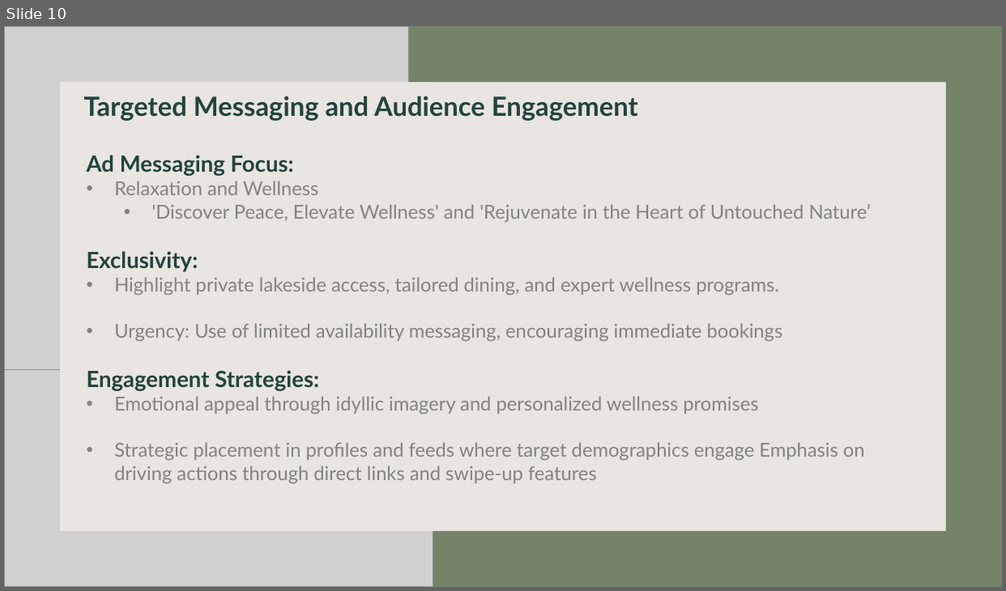
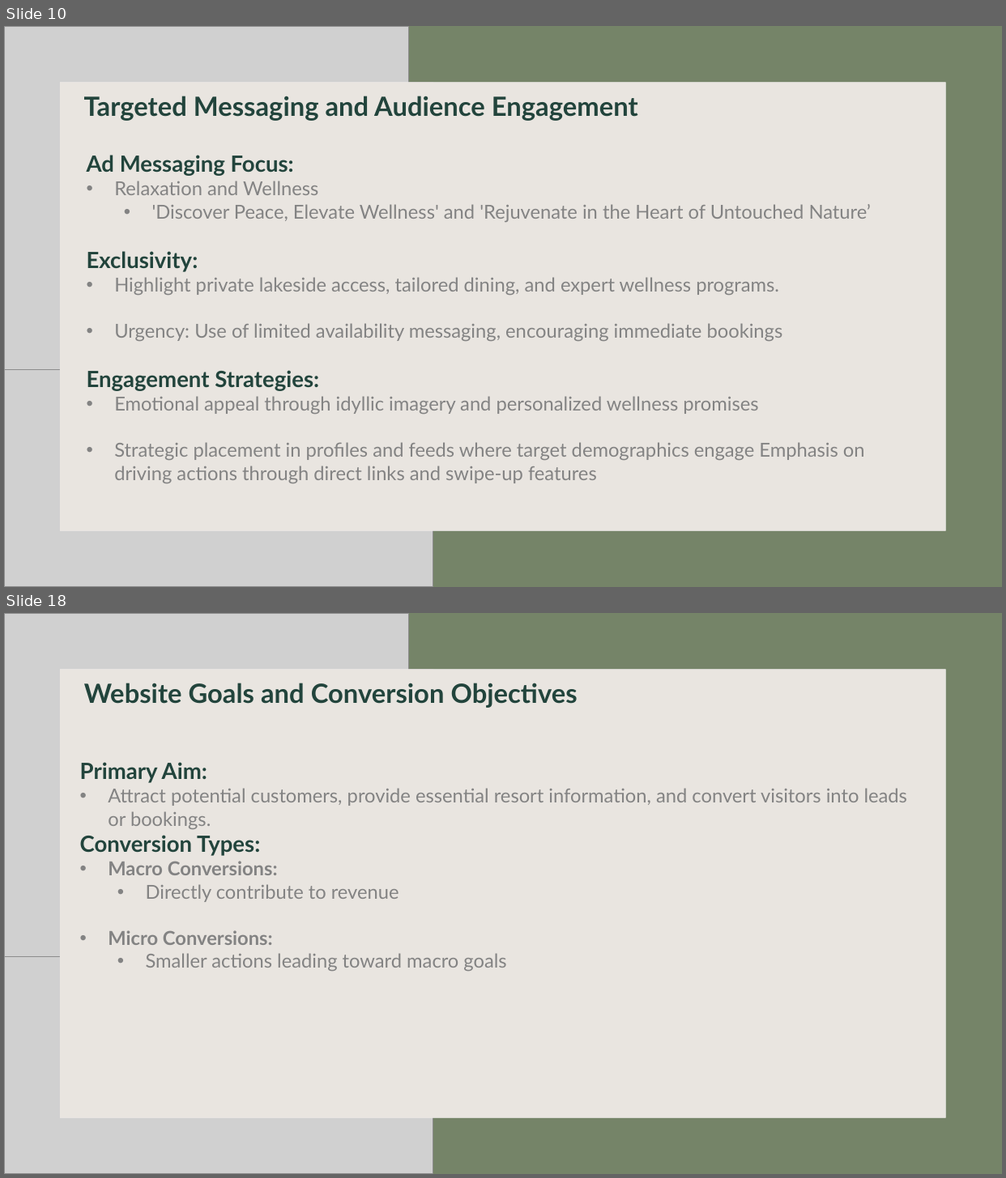
Before and after one commit to markusKoppensteiner1998/digitalMarketing, a slide deck: DIGMA_Presentation.pptx. Shown one above the other, each under a label of ours: slide 10 before the commit, slides 10 and 18 after it; the slides between them are not shown. The pictures are 1006x591 and 1006x1178 pixels, drawn with LibreOffice and Linux fonts; fonts in the diff are those of the drawing; grey boxes stand for pictures; background and template pictures are left out. Boxes give left, top, right and bottom in pixels: in the first picture for what was removed or moved away, otherwise in the second. Text is boxed around its words. In the diff, an @@ line names an element or a change of style, - is before the commit and + after.

```diff
--- a/DIGMA_Presentation.pptx
+++ b/DIGMA_Presentation.pptx
@@ slide 18 added at (x1=4, y1=613, x2=1002, y2=1174), background #FFFFFF @@
@@ rectangle added at (x1=4, y1=613, x2=1002, y2=1174), fill #758468 @@
@@ picture added at (x1=4, y1=613, x2=409, y2=956) @@
@@ picture added at (x1=4, y1=670, x2=433, y2=1174) @@
@@ rectangle added at (x1=59, y1=669, x2=945, y2=1118), fill #E0DAD4 at 70% opacity @@
@@ rectangle added at (x1=60, y1=669, x2=946, y2=1118), fill #FFFFFF @@
@@ text added at (x1=84, y1=683, x2=577, y2=708), 25.5 pt, text #22443C, bold @@
+Website Goals and Conversion Objectives
@@ text added at (x1=80, y1=762, x2=907, y2=971), 18.5 pt, text #838383 @@
+Primary Aim:
+• Attract potential customers, provide essential resort information, and convert visitors into leads or bookings.
+Conversion Types:
+• Macro Conversions:
+  • Directly contribute to revenue
+• Micro Conversions:
+  • Smaller actions leading toward macro goals
```
Also in this commit, not shown: 13 other slides added, 1 other file.
